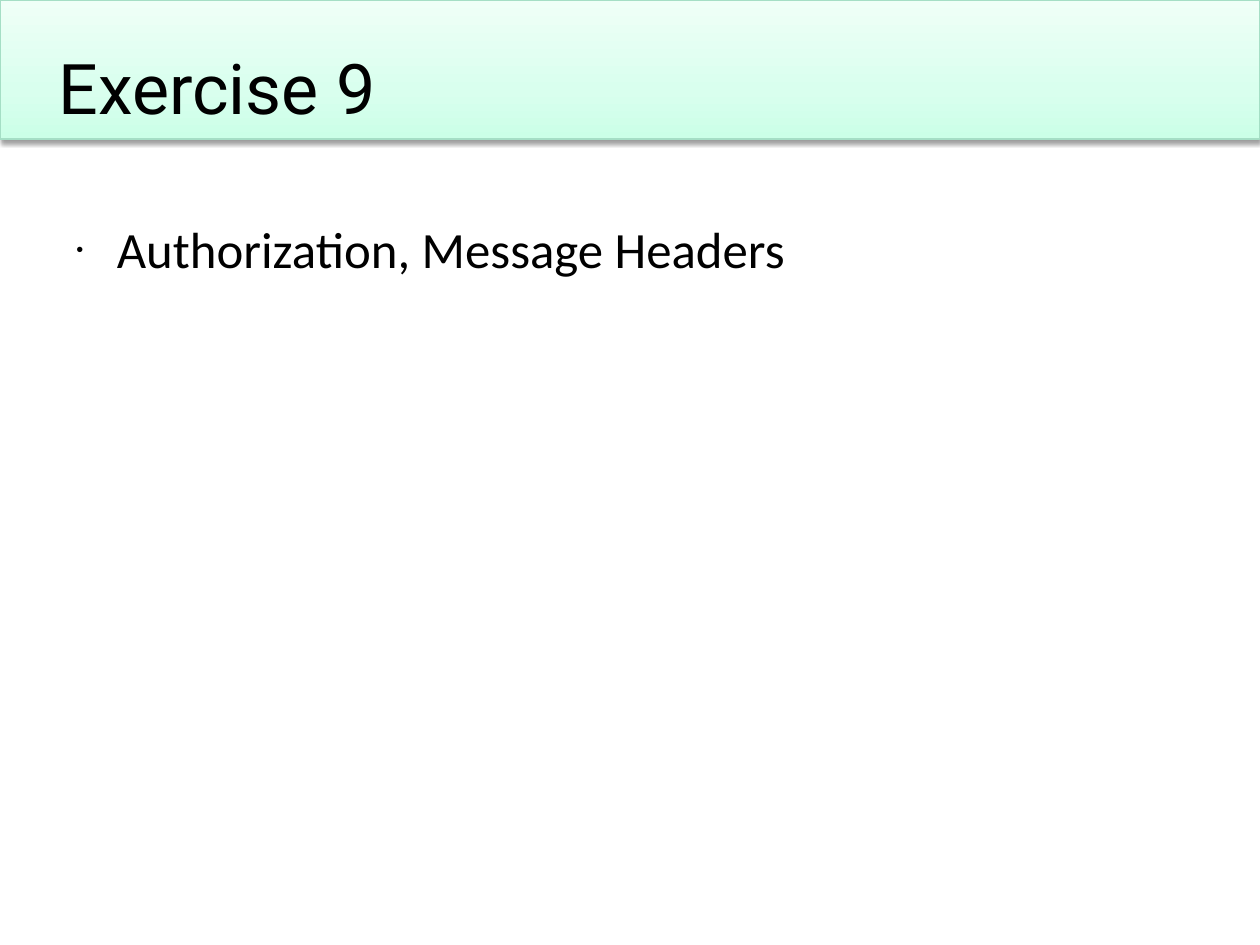
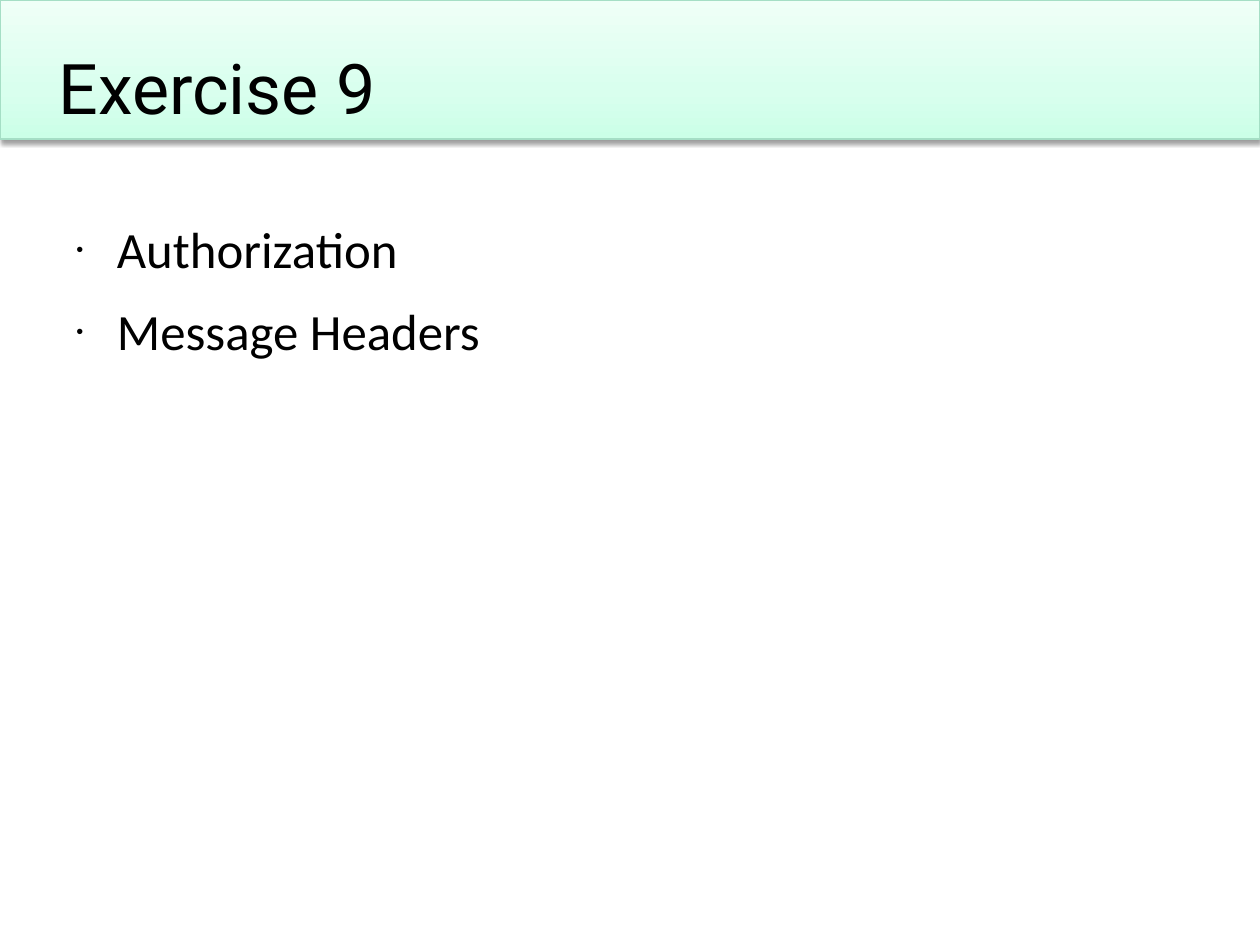
Before and after one commit to Particular/Course.Slides, a slide deck: slide 38 of EnterpriseDevelopmentWithNServiceBus.pptx. Drawn at 1260x945 pixels with LibreOffice and Linux fonts; fonts in the diff are those of the drawing; background and template pictures are left out. Boxes give left, top, right and bottom in pixels: in the first picture for what was removed or moved away, otherwise in the second. Text is boxed around its words. In the diff, an @@ line names an element or a change of style, - is before the commit and + after.

```diff
--- a/EnterpriseDevelopmentWithNServiceBus.pptx
+++ b/EnterpriseDevelopmentWithNServiceBus.pptx
@@ text at bbox=[117, 232, 480, 359]: text changed @@
-• Authorization, Message Headers
+• Authorization
+• Message Headers
```
Also in this commit, not shown: 8 other slides changed, 1 other file.
